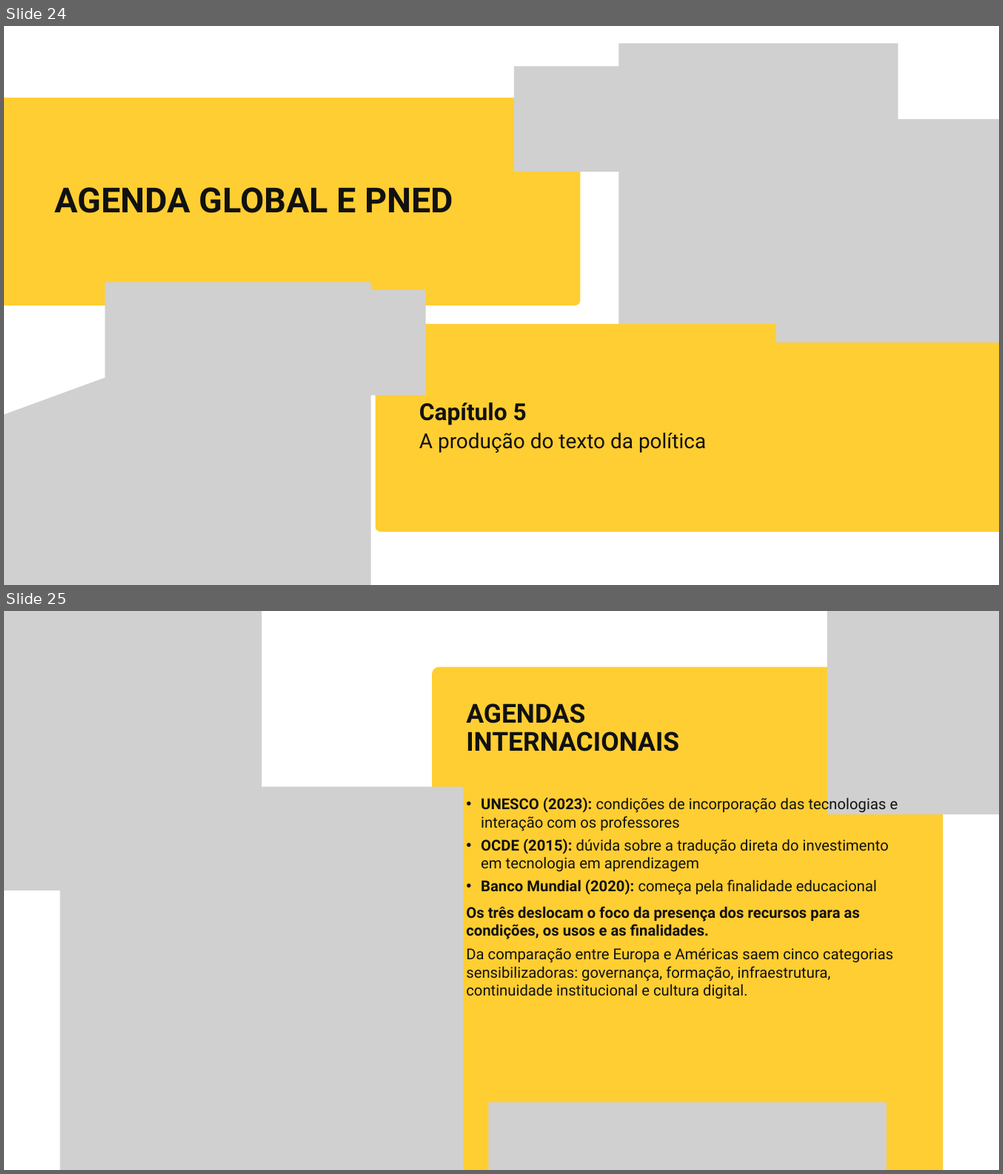
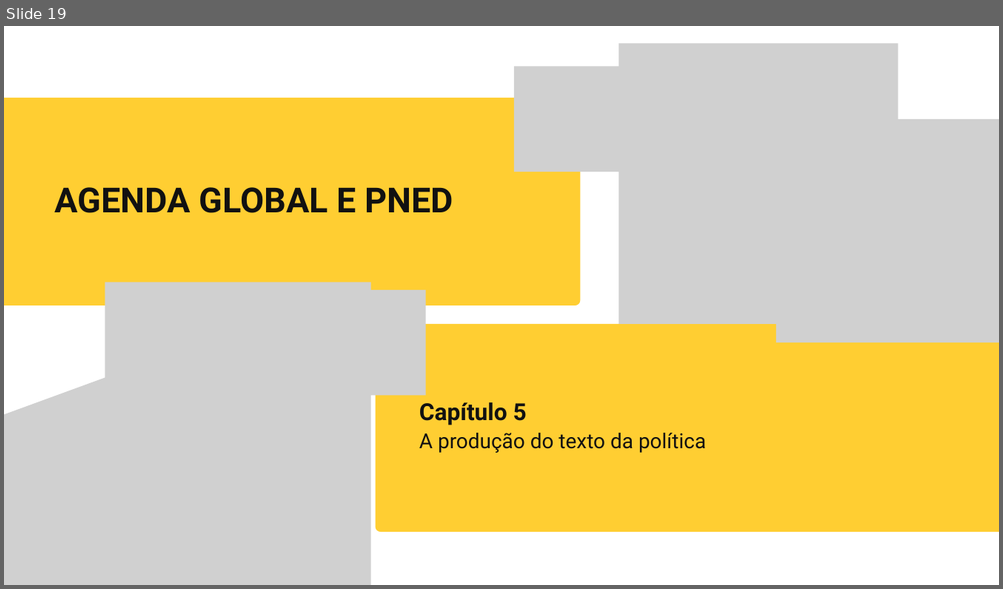
Before and after one commit to yzynya-beep/Tese, a slide deck: apresentacao_qualificacao/Qualificacao_PNED_Pipa.pptx. Shown one above the other, each under a label of ours: slides 24 and 25 before the commit, slide 19 after it. The pictures are 1003x1174 and 1003x589 pixels, drawn with LibreOffice and Linux fonts; fonts in the diff are those of the drawing; grey boxes stand for pictures; background and template pictures are left out. Boxes give left, top, right and bottom in pixels: in the first picture for what was removed or moved away, otherwise in the second. Text is boxed around its words. In the diff, an @@ line names an element or a change of style, - is before the commit and + after.

```diff
--- a/apresentacao_qualificacao/Qualificacao_PNED_Pipa.pptx
+++ b/apresentacao_qualificacao/Qualificacao_PNED_Pipa.pptx
@@ slide 25 removed at (4,611,999,1170), background picture (left out) @@
@@ picture removed at (4,611,262,891) @@
@@ picture removed at (827,611,999,815) @@
@@ freeform shape removed at (432,667,942,1170) @@
@@ text removed at (466,703,679,752) @@
-AGENDAS INTERNACIONAIS
@@ picture removed at (60,787,463,1170) @@
@@ picture removed at (320,797,452,903) @@
@@ text removed at (466,796,898,999) @@
-• UNESCO (2023): condições de incorporação das tecnologias e interação com os professores
-• OCDE (2015): dúvida sobre a tradução direta do investimento em tecnologia em aprendizagem
-• Banco Mundial (2020): começa pela finalidade educacional
-Os três deslocam o foco da presença dos recursos para as condições, os usos e as finalidades.
-Da comparação entre Europa e Américas saem cinco categorias sensibilizadoras: governança, formação, infraestrutura, continuidade institucional e cultura digital.
@@ picture removed at (489,1103,886,1170) @@
@@ what was slide 24 is now slide 19 @@
```
Also in this commit, not shown: 12 slides changed, 6 slides added, 10 other slides removed, 3 other files.
